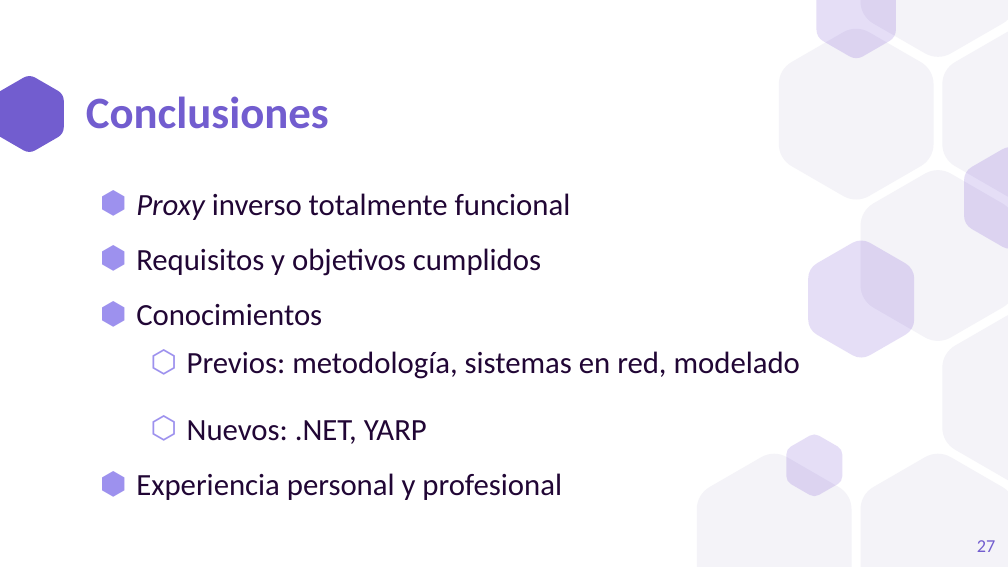
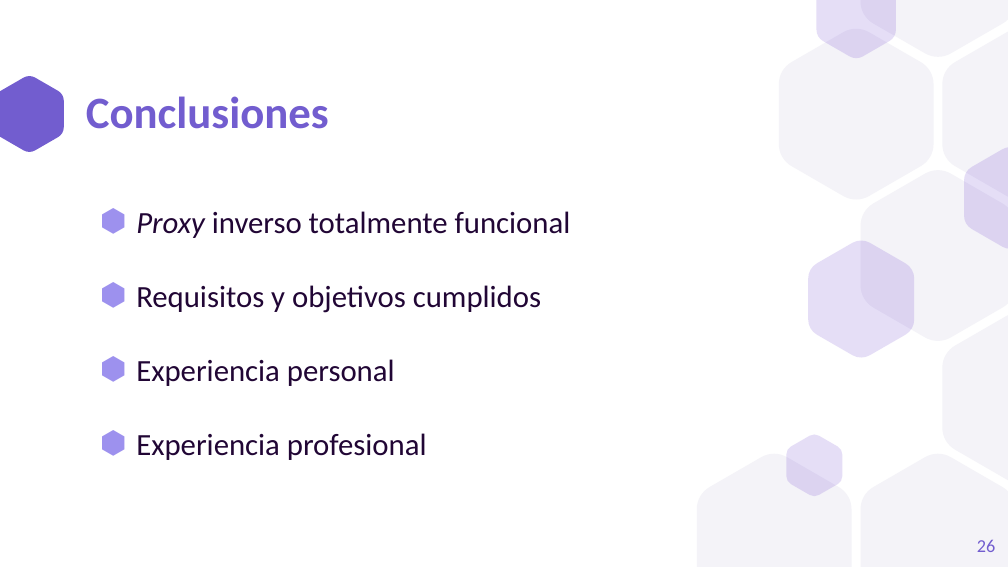
Before and after one commit to a1ex9788/TFG, a slide deck: slide 26 of TFG_AlejandroCarrion.pptx (slide 27 before the commit). Drawn at 1008x567 pixels with LibreOffice and Linux fonts; fonts in the diff are those of the drawing. Boxes give left, top, right and bottom in pixels: in the first picture for what was removed or moved away, otherwise in the second. Text is boxed around its words. In the diff, an @@ line names an element or a change of style, - is before the commit and + after.

```diff
--- a/TFG_AlejandroCarrion.pptx
+++ b/TFG_AlejandroCarrion.pptx
@@ text at [136, 211, 571, 313]: line spacing 1.5 to 2 @@
@@ text at [136, 359, 427, 460]: text changed @@
-⬢ Conocimientos
-  ⬡ Previos: metodología, sistemas en red, modelado
-  ⬡ Nuevos: .NET, YARP
-⬢ Experiencia personal y profesional
+⬢ Experiencia personal
+⬢ Experiencia profesional
@@ page number at [977, 539, 995, 552]: text changed @@
-27
+26
```
Also in this commit, not shown: 8 other slides changed, 1 slide removed.
